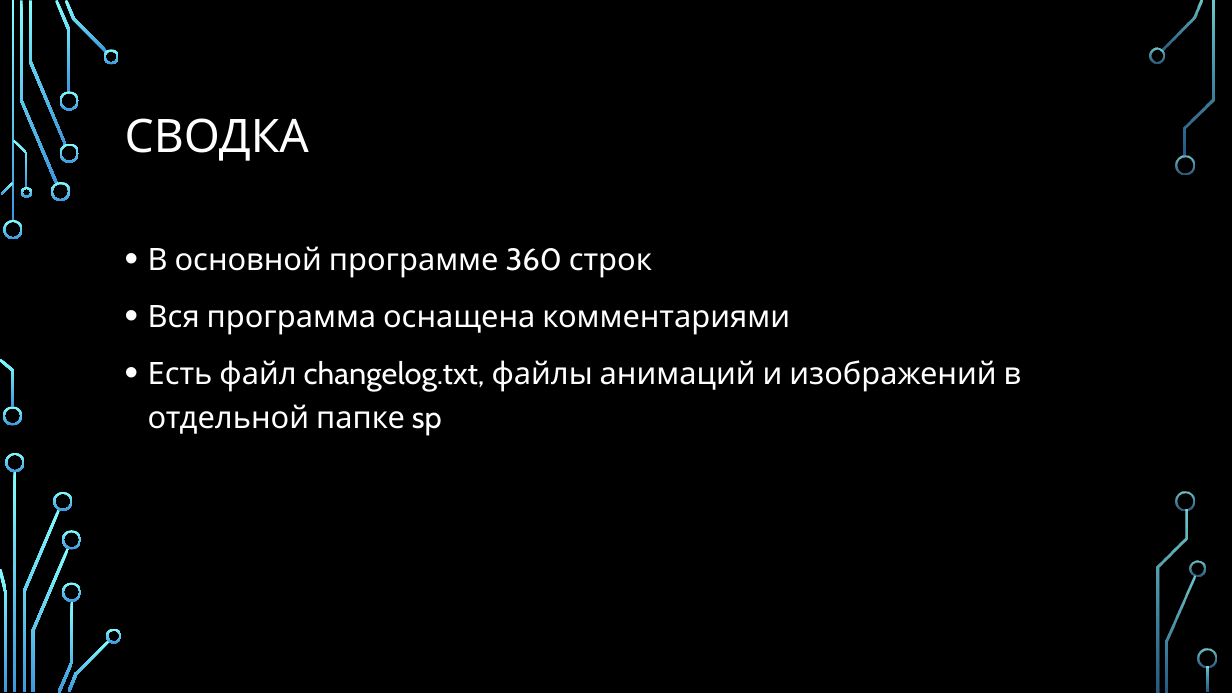
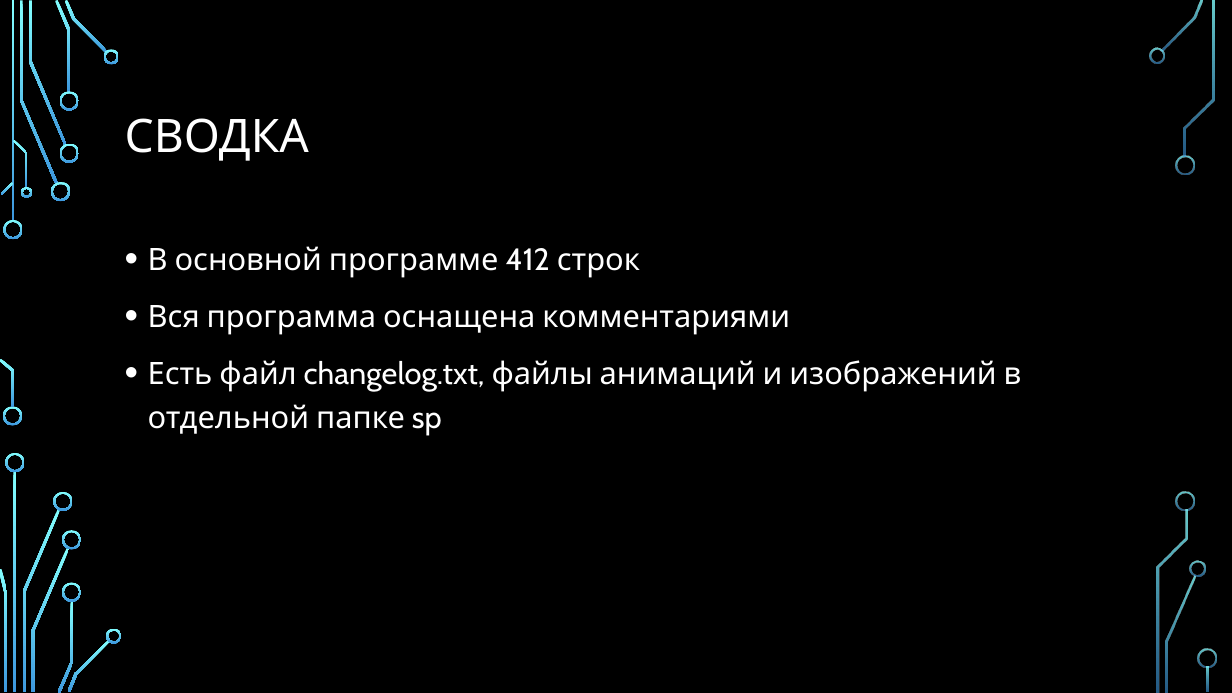
Before and after one commit to AlexeyBirukov1/gleb_lexa, a slide deck: slide 8 of CyberШарики.pptx. Drawn at 1232x693 pixels with LibreOffice and Linux fonts; fonts in the diff are those of the drawing; background and template pictures are left out. Boxes give left, top, right and bottom in pixels: in the first picture for what was removed or moved away, otherwise in the second. Text is boxed around its words. In the diff, an @@ line names an element or a change of style, - is before the commit and + after.

```diff
--- a/CyberШарики.pptx
+++ b/CyberШарики.pptx
@@ text at box(148, 246, 640, 278): text changed @@
-• В основной программе 360 строк
+• В основной программе 412 строк
```
Also in this commit, not shown: 1 other file.
